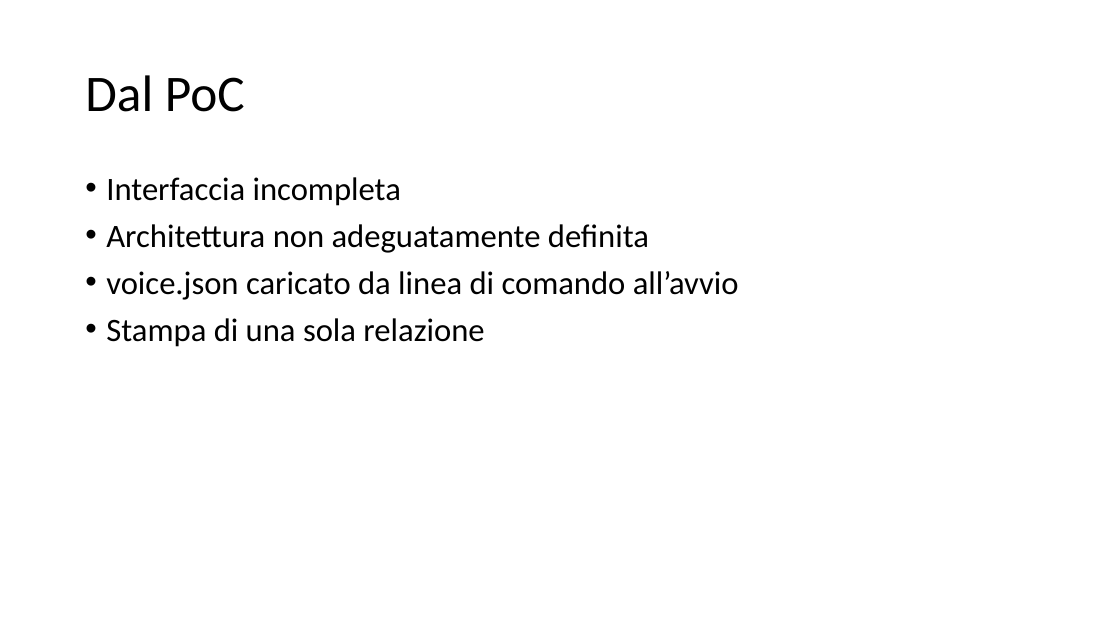
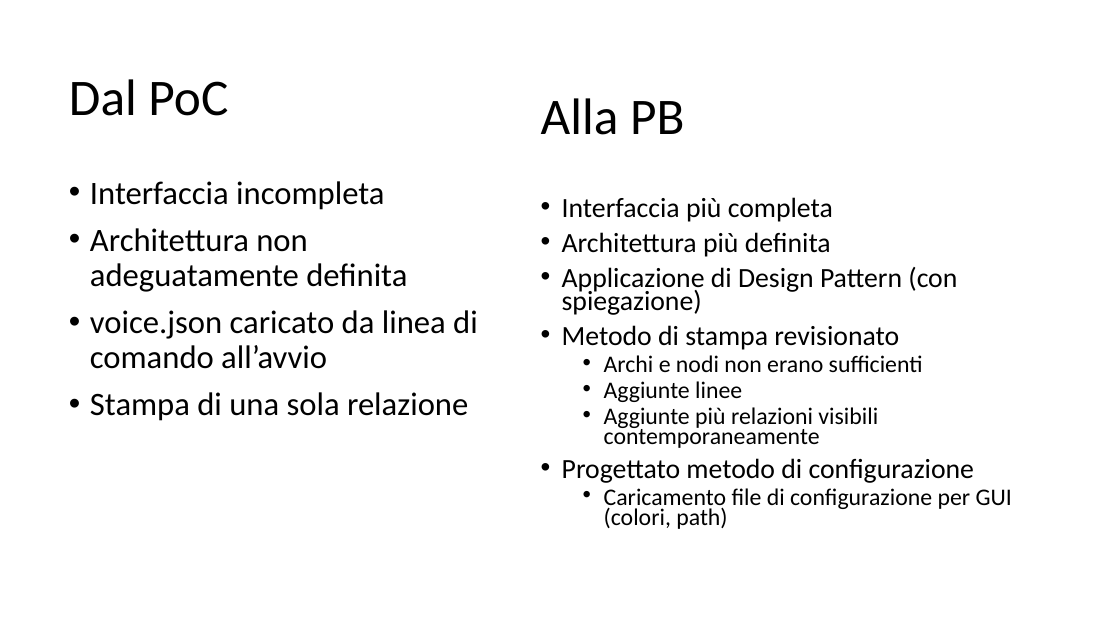
Before and after one commit to Italiaracerx/progettoSWE, a slide deck: slide 3 of Presentazioni/Presentazioni PB/Presentazione PB.pptx (slide 2 before the commit). Drawn at 1120x630 pixels with LibreOffice and Linux fonts; fonts in the diff are those of the drawing. Boxes give left, top, right and bottom in pixels: in the first picture for what was removed or moved away, otherwise in the second. Text is boxed around its words. In the diff, an @@ line names an element or a change of style, - is before the commit and + after.

```diff
--- a/Presentazioni/Presentazioni PB/Presentazione PB.pptx
+++ b/Presentazioni/Presentazioni PB/Presentazione PB.pptx
@@ title "Dal PoC": place and size @@
-title "Dal PoC" at box(85, 75, 245, 112)
+title "Dal PoC" at box(69, 79, 228, 116)
@@ text added at box(541, 98, 684, 135), 44 pt, text #000000 @@
+Alla PB
@@ text "Interfaccia incompleta" rewrapped from box(106, 177, 739, 347) to box(90, 181, 478, 421) @@
@@ text added at box(562, 197, 1012, 529), 23.8 pt, text #000000 @@
+• Interfaccia più completa
+• Architettura più definita
+• Applicazione di Design Pattern (con spiegazione)
+• Metodo di stampa revisionato
+  • Archi e nodi non erano sufficienti
+  • Aggiunte linee
+  • Aggiunte più relazioni visibili contemporaneamente
+• Progettato metodo di configurazione
+  • Caricamento file di configurazione per GUI (colori, path)
```
Also in this commit, not shown: 12 slides added, 2 slides removed, 17 other files.
